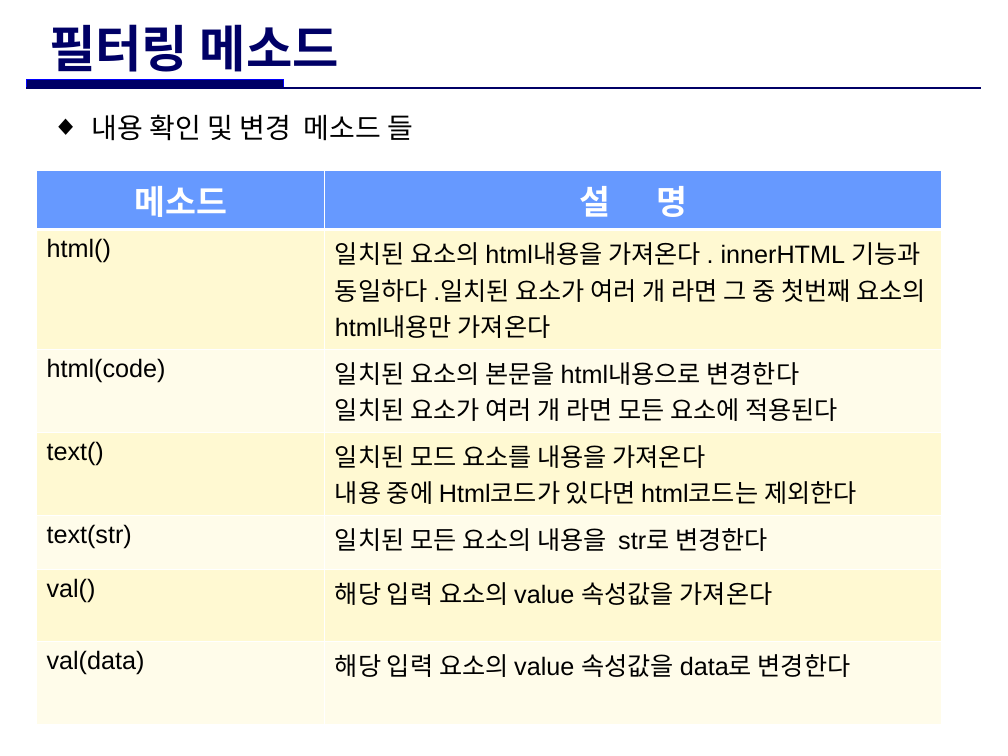
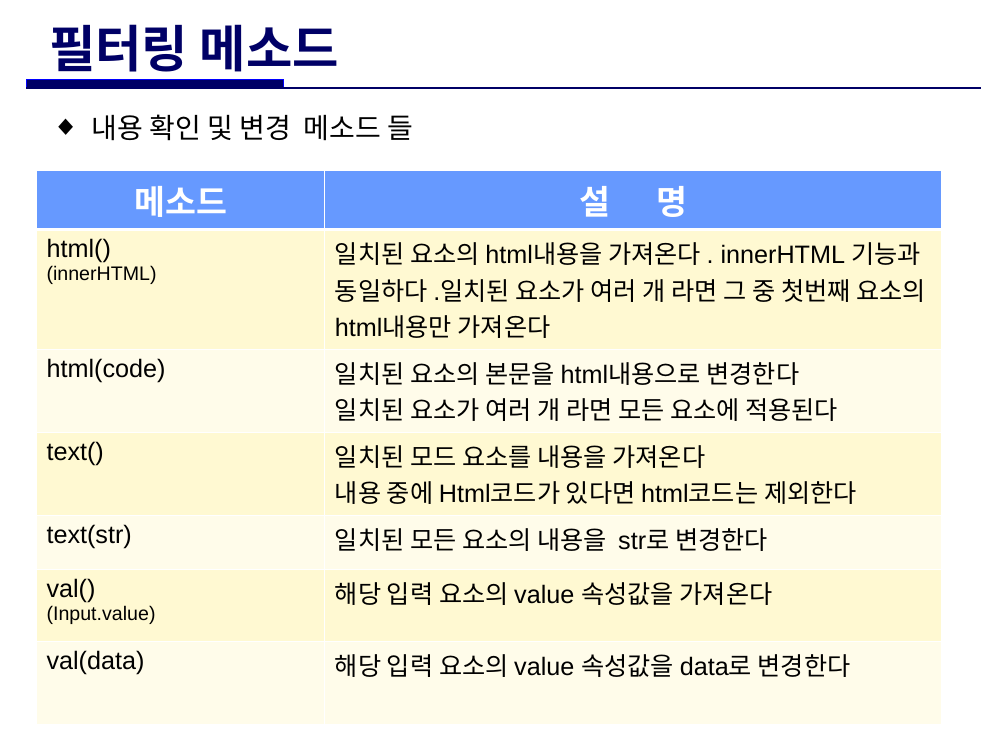
Before and after one commit to ParkGMo/D.W.-class-file, a slide deck: slide 2 of 수업자료_GM/jQuery/[JQUERY]교재_4.메소드.pptx. Drawn at 1008x756 pixels with LibreOffice and Linux fonts; fonts in the diff are those of the drawing. Boxes give left, top, right and bottom in pixels: in the first picture for what was removed or moved away, otherwise in the second. Text is boxed around its words. In the diff, an @@ line names an element or a change of style, - is before the commit and + after.

```diff
--- a/수업자료_GM/jQuery/[JQUERY]교재_4.메소드.pptx
+++ b/수업자료_GM/jQuery/[JQUERY]교재_4.메소드.pptx
@@ table at bbox=[36, 170, 941, 703] @@
-row 2, column 1: html()
+row 2, column 1: html() / (innerHTML)
-row 6, column 1: val()
+row 6, column 1: val() / (Input.value)
```
Also in this commit, not shown: 7 other files.
